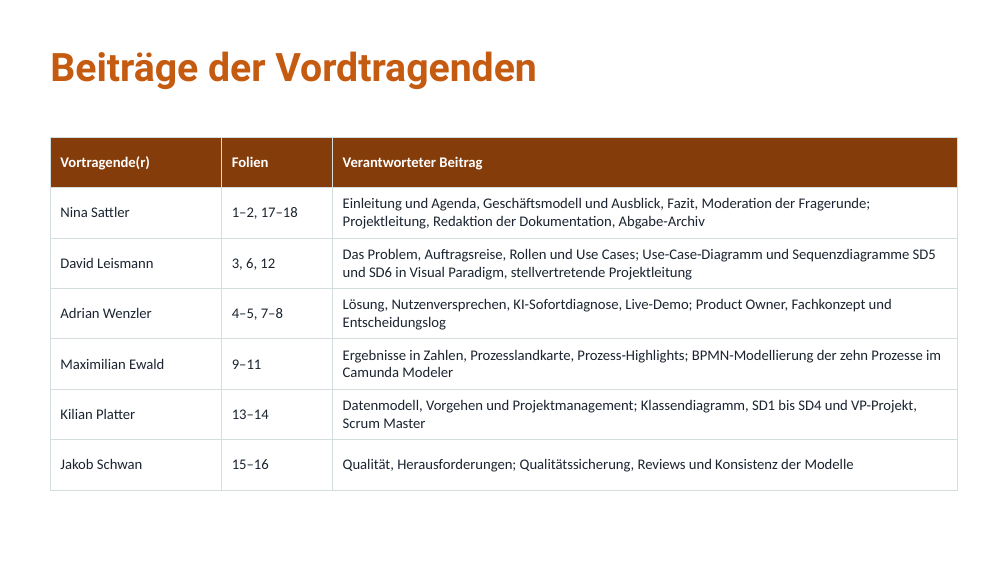
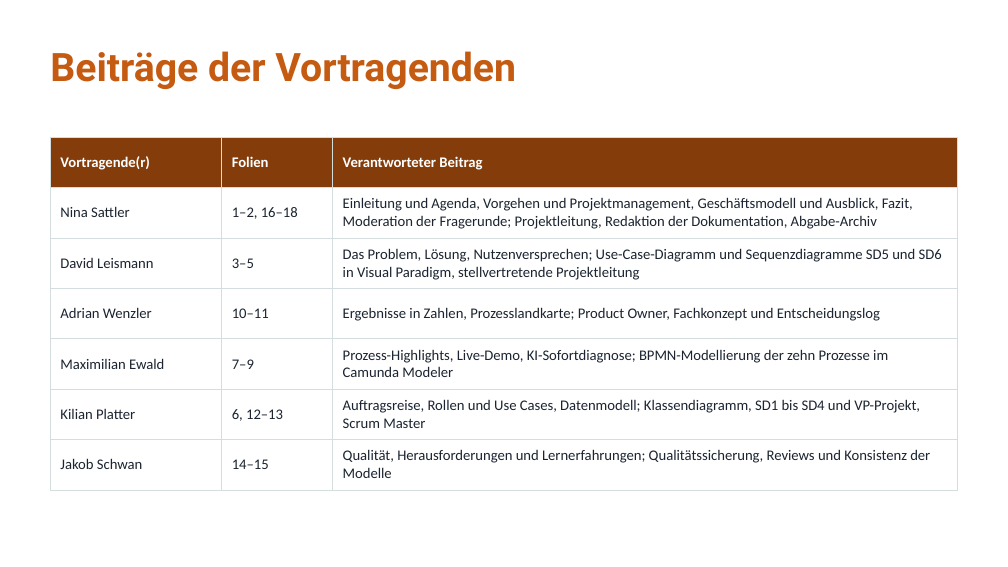
Before and after one commit to jakobschwan123-cmd/casestudy-semester-3, a slide deck: slide 19 of 4_praesentation/Abschlusspraesentation.pptx. Drawn at 1008x567 pixels with LibreOffice and Linux fonts; fonts in the diff are those of the drawing. Boxes give left, top, right and bottom in pixels: in the first picture for what was removed or moved away, otherwise in the second. Text is boxed around its words. In the diff, an @@ line names an element or a change of style, - is before the commit and + after.

```diff
--- a/4_praesentation/Abschlusspraesentation.pptx
+++ b/4_praesentation/Abschlusspraesentation.pptx
@@ text at [50,51,516,89]: text changed @@
-Beiträge der Vordtragenden
+Beiträge der Vortragenden
@@ table at [50,137,958,490] @@
-row 2, column 2: 1–2, 17–18
+row 2, column 2: 1–2, 16–18
-row 2, column 3: Einleitung und Agenda, Geschäftsmodell und Ausblick, Fazit, Moderation der Fragerunde; Projektleitung, Redaktion der Dokumentation, Abgabe-Archiv
+row 2, column 3: Einleitung und Agenda, Vorgehen und Projektmanagement, Geschäftsmodell und Ausblick, Fazit, Moderation der Fragerunde; Projektleitung, Redaktion der Dokumentation, Abgabe-Archiv
-row 3, column 2: 3, 6, 12
+row 3, column 2: 3–5
-row 3, column 3: Das Problem, Auftragsreise, Rollen und Use Cases; Use-Case-Diagramm und Sequenzdiagramme SD5 und SD6 in Visual Paradigm, stellvertretende Projektleitung
+row 3, column 3: Das Problem, Lösung, Nutzenversprechen; Use-Case-Diagramm und Sequenzdiagramme SD5 und SD6 in Visual Paradigm, stellvertretende Projektleitung
-row 4, column 2: 4–5, 7–8
+row 4, column 2: 10–11
-row 4, column 3: Lösung, Nutzenversprechen, KI-Sofortdiagnose, Live-Demo; Product Owner, Fachkonzept und Entscheidungslog
+row 4, column 3: Ergebnisse in Zahlen, Prozesslandkarte; Product Owner, Fachkonzept und Entscheidungslog
-row 5, column 2: 9–11
+row 5, column 2: 7–9
-row 5, column 3: Ergebnisse in Zahlen, Prozesslandkarte, Prozess-Highlights; BPMN-Modellierung der zehn Prozesse im Camunda Modeler
+row 5, column 3: Prozess-Highlights, Live-Demo, KI-Sofortdiagnose; BPMN-Modellierung der zehn Prozesse im Camunda Modeler
-row 6, column 2: 13–14
+row 6, column 2: 6, 12–13
-row 6, column 3: Datenmodell, Vorgehen und Projektmanagement; Klassendiagramm, SD1 bis SD4 und VP-Projekt, Scrum Master
+row 6, column 3: Auftragsreise, Rollen und Use Cases, Datenmodell; Klassendiagramm, SD1 bis SD4 und VP-Projekt, Scrum Master
-row 7, column 2: 15–16
+row 7, column 2: 14–15
-row 7, column 3: Qualität, Herausforderungen; Qualitätssicherung, Reviews und Konsistenz der Modelle
+row 7, column 3: Qualität, Herausforderungen und Lernerfahrungen; Qualitätssicherung, Reviews und Konsistenz der Modelle
```
Also in this commit, not shown: 4 other slides changed, 10 other files.
